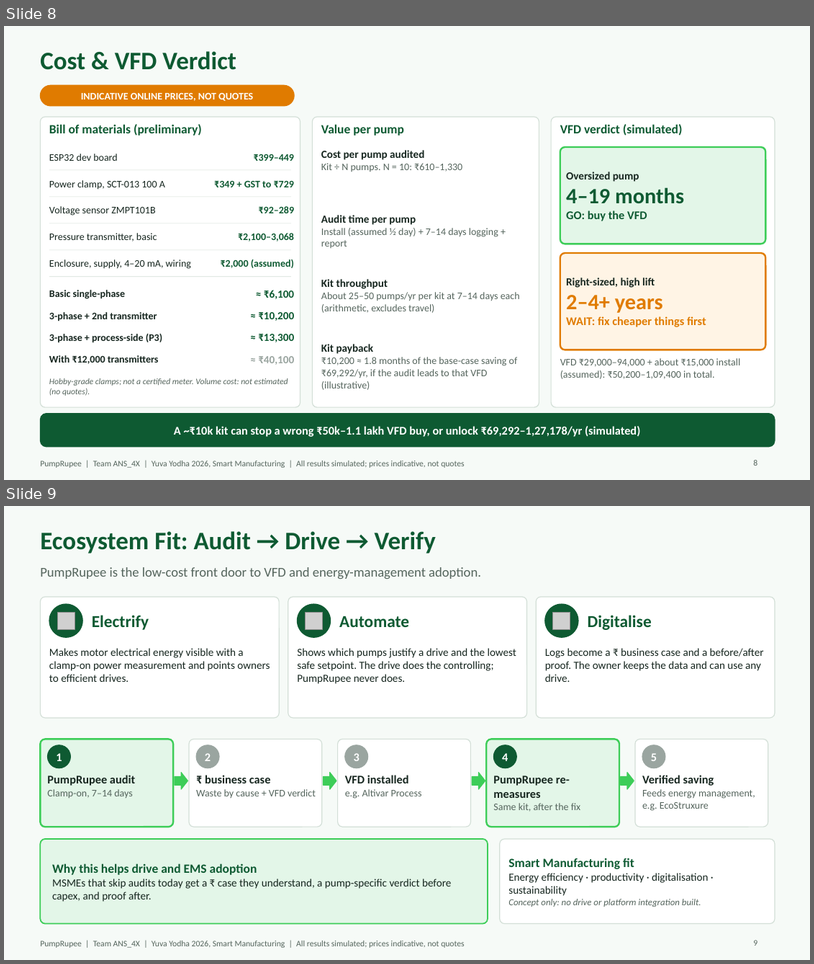
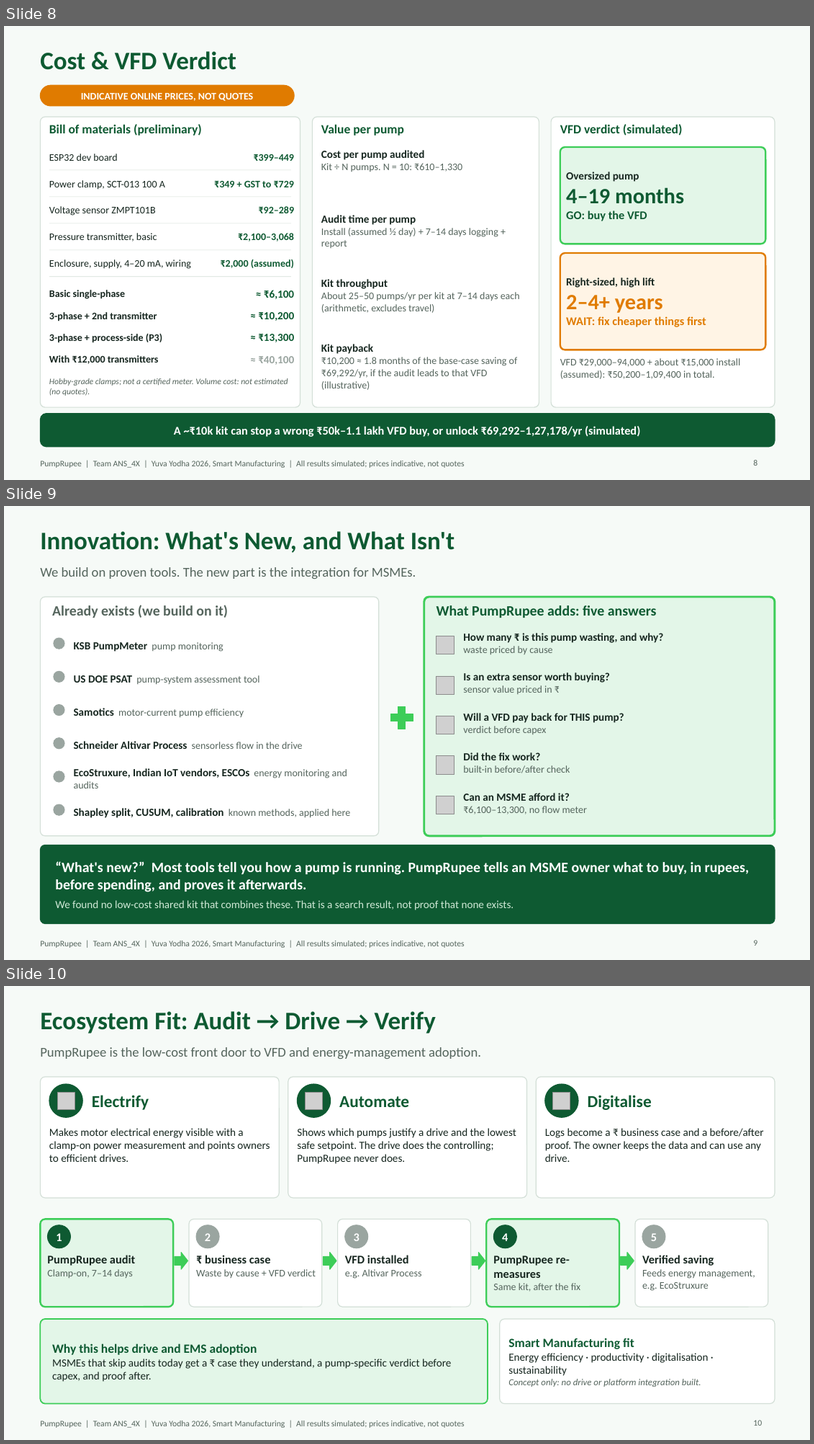
Before and after one commit to Adhi5504/Intelligent_BMS, a slide deck: yuva_yodha/submission/PumpRupee_ANS_4X_Yuva_Yodha.pptx. Shown one above the other, each under a label of ours: slides 8 and 9 before the commit, slides 8, 9 and 10 after it. The pictures are 814x964 and 814x1444 pixels, drawn with LibreOffice and Linux fonts; fonts in the diff are those of the drawing; grey boxes stand for pictures. Boxes give left, top, right and bottom in pixels: in the first picture for what was removed or moved away, otherwise in the second. Text is boxed around its words. In the diff, an @@ line names an element or a change of style, - is before the commit and + after.

```diff
--- a/yuva_yodha/submission/PumpRupee_ANS_4X_Yuva_Yodha.pptx
+++ b/yuva_yodha/submission/PumpRupee_ANS_4X_Yuva_Yodha.pptx
@@ slide 9 added at (x1=4, y1=506, x2=810, y2=960), background #F6FAF7; not listed: 1 template element that a slide beside it also shows @@
@@ text added at (x1=40, y1=531, x2=455, y2=553), 30 pt, text #0E5A32, bold @@
+Innovation: What's New, and What Isn't
@@ text added at (x1=40, y1=567, x2=416, y2=579), 16 pt, text #55655D @@
+We build on proven tools. The new part is the integration for MSMEs.
@@ rounded rectangle added at (x1=40, y1=597, x2=379, y2=836), fill #FFFFFF, outline #D3DFD7 1 pt @@
@@ text added at (x1=52, y1=605, x2=228, y2=618), 17 pt, text #55655D, bold @@
+Already exists (we build on it)
@@ rounded rectangle added at (x1=424, y1=597, x2=775, y2=836), fill #E3F6E8, outline #3DCD58 2.5 pt @@
@@ text added at (x1=437, y1=605, x2=657, y2=618), 17 pt, text #0E5A32, bold @@
+What PumpRupee adds: five answers
@@ text added at (x1=463, y1=633, x2=664, y2=654), 13 pt, text #16261F, bold @@
+How many ₹ is this pump wasting, and why?
+waste priced by cause
@@ ellipse added at (x1=54, y1=638, x2=64, y2=649), fill #9AA5A0, outline #9AA5A0 1 pt @@
@@ text added at (x1=74, y1=642, x2=224, y2=651), 12 pt, text #55655D @@
+KSB PumpMeter pump monitoring
@@ picture added at (x1=437, y1=636, x2=455, y2=654) @@
@@ ellipse added at (x1=54, y1=671, x2=64, y2=682), fill #9AA5A0, outline #9AA5A0 1 pt @@
@@ text added at (x1=74, y1=675, x2=260, y2=685), 12 pt, text #55655D @@
+US DOE PSAT pump-system assessment tool
@@ picture added at (x1=437, y1=676, x2=455, y2=694) @@
@@ text added at (x1=463, y1=672, x2=610, y2=694), 13 pt, text #16261F, bold @@
+Is an extra sensor worth buying?
+sensor value priced in ₹
@@ ellipse added at (x1=54, y1=705, x2=64, y2=716), fill #9AA5A0, outline #9AA5A0 1 pt @@
@@ text added at (x1=74, y1=708, x2=244, y2=718), 12 pt, text #55655D @@
+Samotics motor-current pump efficiency
@@ plus sign added at (x1=387, y1=703, x2=417, y2=733), fill #3DCD58, outline #3DCD58 1 pt @@
@@ picture added at (x1=437, y1=716, x2=455, y2=734) @@
@@ text added at (x1=463, y1=713, x2=625, y2=734), 13 pt, text #16261F, bold @@
+Will a VFD pay back for THIS pump?
+verdict before capex
@@ ellipse added at (x1=54, y1=738, x2=64, y2=749), fill #9AA5A0, outline #9AA5A0 1 pt @@
@@ text added at (x1=74, y1=741, x2=303, y2=749), 12 pt, text #55655D @@
+Schneider Altivar Process sensorless flow in the drive
@@ picture added at (x1=437, y1=756, x2=455, y2=774) @@
@@ text added at (x1=463, y1=752, x2=570, y2=773), 12 pt, text #55655D @@
+Did the fix work?
+built-in before/after check
@@ ellipse added at (x1=54, y1=771, x2=64, y2=782), fill #9AA5A0, outline #9AA5A0 1 pt @@
@@ text added at (x1=74, y1=768, x2=347, y2=788), 13 pt, text #16261F, bold @@
+EcoStruxure, Indian IoT vendors, ESCOs energy monitoring and audits
@@ ellipse added at (x1=54, y1=804, x2=64, y2=815), fill #9AA5A0, outline #9AA5A0 1 pt @@
@@ text added at (x1=74, y1=808, x2=350, y2=818), 13 pt, text #16261F, bold @@
+Shapley split, CUSUM, calibration known methods, applied here
@@ picture added at (x1=437, y1=795, x2=455, y2=814) @@
@@ text added at (x1=463, y1=793, x2=587, y2=814), 12 pt, text #55655D @@
+Can an MSME afford it?
+₹6,100–13,300, no flow meter
@@ rounded rectangle added at (x1=40, y1=845, x2=775, y2=924), fill #0E5A32, outline #0E5A32 1 pt @@
@@ text added at (x1=55, y1=861, x2=749, y2=910), 17 pt, text #FFFFFF, bold @@
+“What's new?” Most tools tell you how a pump is running. PumpRupee tells an MSME owner what to buy, in rupees, before spending, and proves it afterwards.
+We found no low-cost shared kit that combines these. That is a search result, not proof that none exists.
@@ page number added at (x1=754, y1=939, x2=758, y2=945), 10 pt, text #55655D @@
+9
@@ what was slide 9 is now slide 10 @@
@@ page number at (x1=754, y1=1419, x2=762, y2=1425): text changed @@
-9
+10
```
Also in this commit, not shown: 3 slides changed, 1 other slide added, 2 slides removed, 4 other files.
